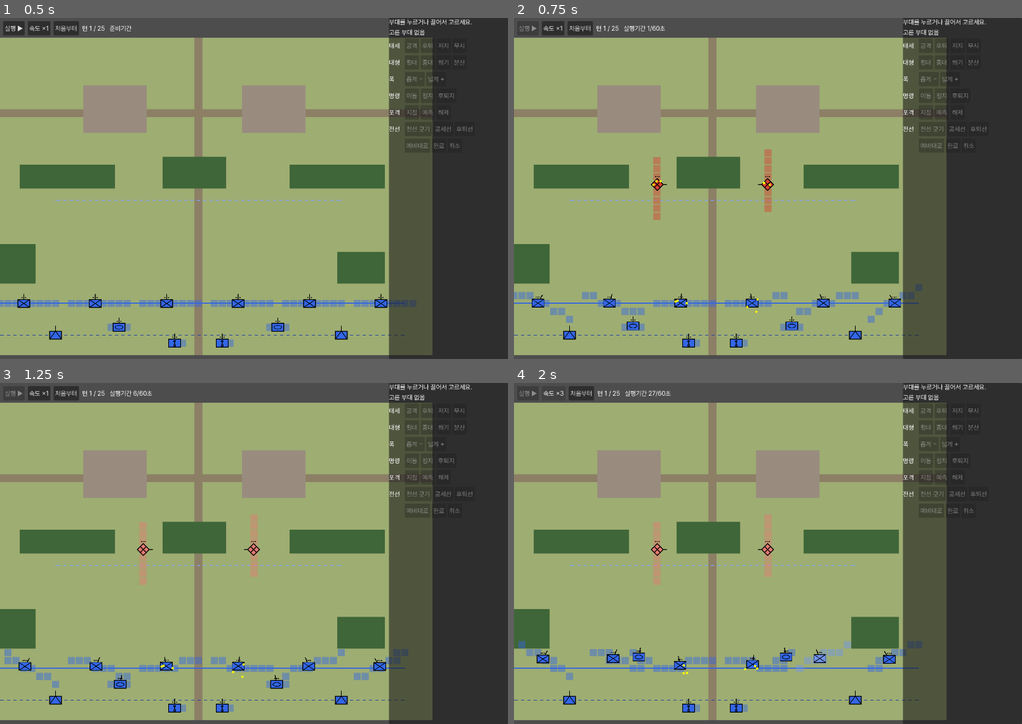
Above: before the commit, frames 1-4 (two rows, left to right).
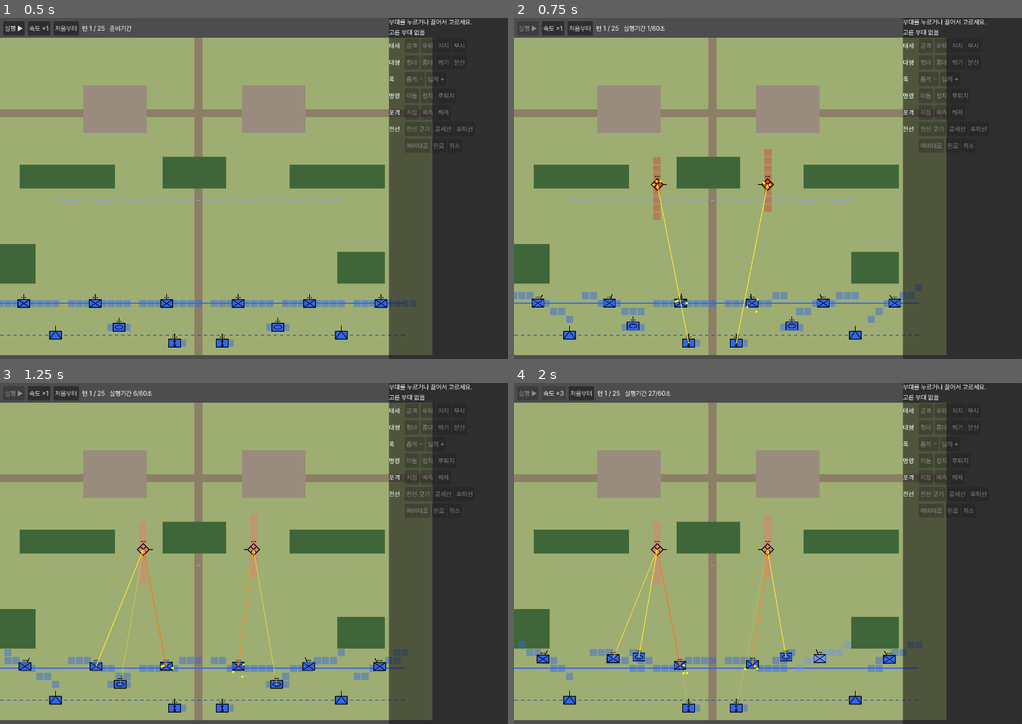
Above: after the commit, the same moments.

Repository: kimspotwoo-oss/turnrealtime
Game: Godot game, scene res://scenes/main.tscn
Two runs of this game, one before a commit and one after it. Both use one fixed random seed, a clock stepped at 60 frames per second and the inputs below.
Inputs:
- Up to frame 1 (0.5 s): no input
- Up to frame 2 (0.75 s): click "실행 ▶" at 0.5 s
- Up to frame 3 (1.25 s): no input
- Up to frame 4 (2 s): click "속도 ×1" at 1.25 s

Frame 1 is identical in both runs. In frame 2, 0.2% of the frame differs, in the area x 28-51%, y 48-96%; in frame 3, 0.4%; in frame 4, 0.4%, in the area x 19-54%, y 48-96%.

Commit message:
Match AT gun speed to infantry and show who each unit is firing at
Co-Authored-By: Claude Opus 5.5 (1M context) <noreply@anthropic.com>
Claude-Session: https://claude.ai/code/session_01CD7ducYPjS9vckpngLxbx8

Diff:
--- a/data/unit_types.json
+++ b/data/unit_types.json
@@ -37,7 +37,7 @@
 		"armor": {"front": 0, "rear": 0},
 		"tiles": {"min": 1, "max": 2, "default": 1},
 		"sight_m": 400,
-		"speed_tiles_per_min": {"foot": 1},
+		"speed_tiles_per_min": {"foot": 3},
 		"setup_seconds": 60,
 		"melee_power": 0.5,
 		"weapons": [
--- a/scripts/battle_screen.gd
+++ b/scripts/battle_screen.gd
@@ -8,6 +8,8 @@
 const STAGE := "res://data/stages/practice.json"
 const TILE_PX := 20.0
 const SYMBOL_PX := 20.0
+## 사격선을 보여 주는 시간 (틱).
+const FIRE_LINE_TICKS := 4
 const PLAYER_SIDE := "player"
 ## 실행기간 재생 속도 (게임 초 / 실제 초).
 const SPEEDS := [10.0, 30.0, 120.0]
@@ -312,6 +314,9 @@
 	for u in battle.units:
 		if u.is_alive() and is_shown(u):
 			_draw_unit(u)
+	for u in battle.units:
+		if u.is_alive() and is_shown(u):
+			_draw_fire(u)
 	for u in _own_selected():
 		_draw_orders(u)
 	for s in battle.shells:
@@ -360,6 +365,29 @@
 			if t != null and t.is_alive():
 				draw_arc(_px(t.center), TILE_PX * 1.5, 0.0, TAU, 24, Color.ORANGE_RED, 2.0)
 				draw_dashed_line(_px(t.center), _px(t.center + t.velocity * 20.0), Color.ORANGE_RED, 1.5, 4.0)
+
+
+## 최근에 쏜 사격을 쏜 부대에서 목표로 선을 긋는다. 오래될수록 흐려진다.
+## 아군 사격은 노란색, 적 사격은 주황색이다.
+func _draw_fire(u: BattleUnit) -> void:
+	var age := battle.tick - u.last_fire_tick
+	if age > FIRE_LINE_TICKS:
+		return
+	var color := Color(1.0, 0.9, 0.2) if u.side == PLAYER_SIDE else Color(1.0, 0.45, 0.1)
+	color.a = 1.0 - float(age) / (FIRE_LINE_TICKS + 1)
+	var to = null
+	var t := battle.unit_by_id(u.last_target)
+	if t != null and t.is_alive() and is_shown(t):
+		to = _px(t.center)
+	elif u.last_fire_point != null:
+		to = _px(u.last_fire_point)
+	if to == null:
+		return
+	var from := _px(u.center)
+	draw_line(from, to, color, 2.0)
+	var dir: Vector2 = (to - from).normalized()
+	draw_line(to, to - dir.rotated(0.4) * 9.0, color, 2.0)
+	draw_line(to, to - dir.rotated(-0.4) * 9.0, color, 2.0)
 
 
 func _draw_line_points(points: PackedVector2Array, color: Color, width: float, dashed := false) -> void:
@@ -512,6 +540,11 @@
 	var line := Orders.line_of(battle, u.id)
 	if line != null:
 		lines.append("%s %s%s" % [line.id, "예비대" if line.reserves.has(u.id) else "전선", " (개별 명령)" if u.individual else ""])
+	var t := battle.unit_by_id(u.last_target)
+	if t != null and battle.tick - u.last_fire_tick <= 10:
+		lines.append("사격 대상: %s %s" % [t.type.name, t.id])
+	elif u.last_fire_point != null and battle.tick - u.last_fire_tick <= 10:
+		lines.append("사격 대상: 지점 포격")
 	if u.type.setup_ticks > 0 and not u.deployed:
 		lines.append("전개 중 %d초" % u.setup_left)
 	return "\n".join(lines)
--- a/sim/battle.gd
+++ b/sim/battle.gd
@@ -408,6 +408,9 @@
 	var unseen := not can_see(target, u)
 	var target_tiles := target.tiles()
 	hits.append(_hit(target, -1, 0.0, w.suppression * n, u, unseen))
+	u.last_target = target.id
+	u.last_fire_point = null
+	u.last_fire_tick = tick
 	for i in n:
 		var idx := _pick_element(target, w)
 		if idx < 0:
@@ -472,6 +475,7 @@
 
 func _fire_indirect(u: BattleUnit, w: WeaponType, n: int) -> bool:
 	var aim = null
+	var aimed: BattleUnit = null
 	var observed := true
 	match u.fire_order.get("mode", ""):
 		"point":
@@ -482,9 +486,9 @@
 			if t != null and t.is_alive() and side_knows(u.side, t):
 				aim = predict_aim(u, w, t)
 		_:
-			var t := _auto_indirect_target(u, w)
-			if t != null:
-				aim = t.center
+			aimed = _auto_indirect_target(u, w)
+			if aimed != null:
+				aim = aimed.center
 	if aim == null:
 		return false
 	var dist := u.center.distance_to(aim)
@@ -497,6 +501,9 @@
 		var p := Combat.scatter_point(rng, u.center, aim, w, mult)
 		var flight := maxi(1, ceili(u.center.distance_to(p) / w.shell_speed_tiles))
 		shells.append({"land_tick": tick + flight, "point": p, "weapon": w, "attacker": u})
+	u.last_target = u.fire_order.get("target", "") if u.fire_order.get("mode", "") == "predict" else (aimed.id if aimed != null else "")
+	u.last_fire_point = aim
+	u.last_fire_tick = tick
 	return true
 
 
--- a/sim/unit.gd
+++ b/sim/unit.gd
@@ -47,6 +47,10 @@
 var reaction := {}
 ## 간접 사격 명령: {} (자동), {"mode": "point", "point": Vector2}, {"mode": "predict", "target": String}
 var fire_order := {}
+## 마지막으로 쏜 목표 (화면 표시용): 부대 id, 간접 사격 지점, 쏜 틱.
+var last_target := ""
+var last_fire_point = null
+var last_fire_tick := -1000
 
 ## 지난 턴의 초당 이동 (예측 사격용).
 var velocity := Vector2.ZERO
--- a/tests/test_battle.gd
+++ b/tests/test_battle.gd
@@ -195,3 +195,17 @@
 	for i in turns:
 		b.run_turn()
 	return b.state_hash()
+
+
+func test_shooter_remembers_target() -> void:
+	var b := _battle()
+	var a := b.add_unit(BattleUnit.new("a", "red", _duelist(), Vector2(10, 10), Vector2.DOWN))
+	b.add_unit(BattleUnit.new("c", "blue", _crowd(5), Vector2(10, 15), Vector2.UP))
+	b.step()
+	a.reaction["c"] = 0
+	b.step()
+	check(a.last_target == "c" and a.last_fire_tick >= 0, "화면에 그릴 사격 목표를 기억한다")
+
+
+func test_at_gun_moves_at_infantry_speed() -> void:
+	check(types["at_gun"].speed["foot"] == types["infantry_platoon"].speed["foot"], "대전차포는 보병과 같은 속도")
